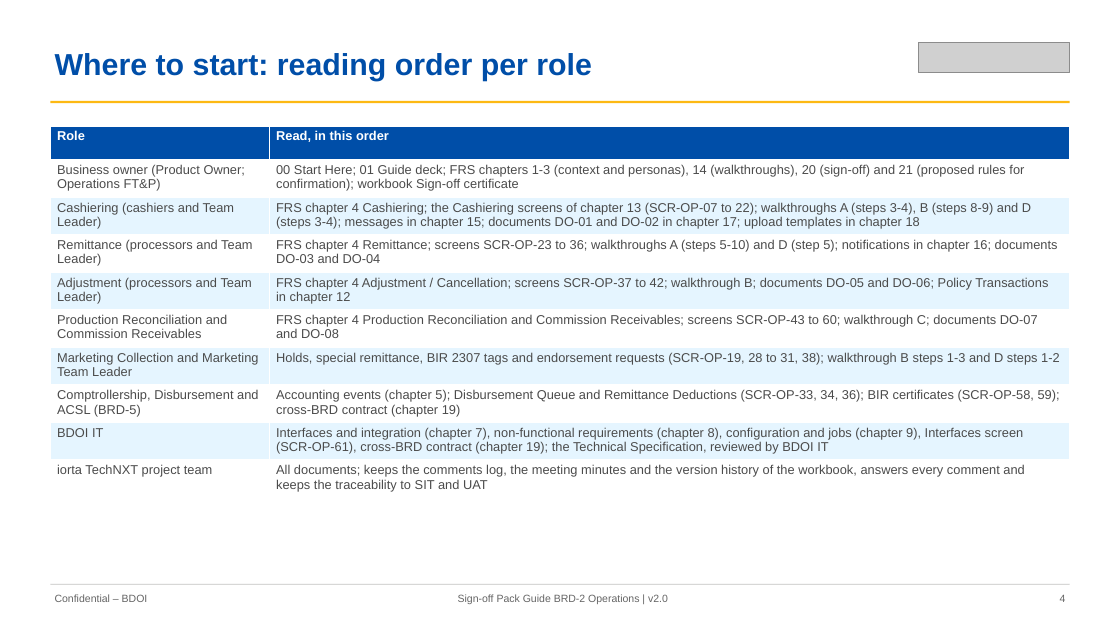
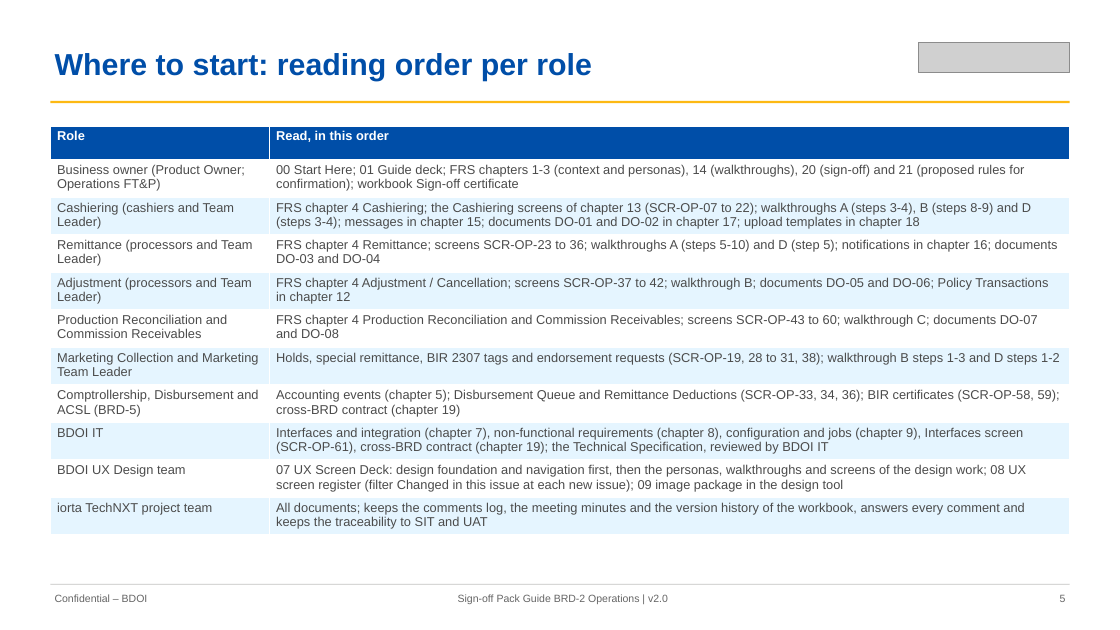
Before and after one commit to IortaTexhNXT-DEV/FinVerse, a slide deck: slide 5 of docs/deliverables/out/Drop-1_Transactional/BRD-02_Operations/01_BIBS_GuideDeck_BRD-02_Operations_v2.0.pptx (slide 4 before the commit). Drawn at 1120x630 pixels with LibreOffice and Linux fonts; fonts in the diff are those of the drawing; grey boxes stand for pictures. Boxes give left, top, right and bottom in pixels: in the first picture for what was removed or moved away, otherwise in the second. Text is boxed around its words. In the diff, an @@ line names an element or a change of style, - is before the commit and + after.

Commit message:
BRD-02 Operations sign-off set v2.0 rebuilt on the final retake: Start Here, guide deck, FRS, sign-off workbook, test plan and summary; UX screen deck, UX screen register and image package; ACSL persona texts, the ACSL team leader's menu kept once; drop index

```diff
--- a/docs/deliverables/out/Drop-1_Transactional/BRD-02_Operations/01_BIBS_GuideDeck_BRD-02_Operations_v2.0.pptx
+++ b/docs/deliverables/out/Drop-1_Transactional/BRD-02_Operations/01_BIBS_GuideDeck_BRD-02_Operations_v2.0.pptx
@@ table at (50,126,1070,533) @@
+row 10: BDOI UX Design team | 07 UX Screen Deck: design foundation and navigation first, then the personas, walkthroughs and screens of the design work; 08 UX screen register (filter Changed in this issue at each new issue); 09 image package in the design tool
@@ text at (1060,595,1066,602): text changed @@
-4
+5
```
Also in this commit, not shown: 18 other slides changed, 4 slides added, 12 other files.
